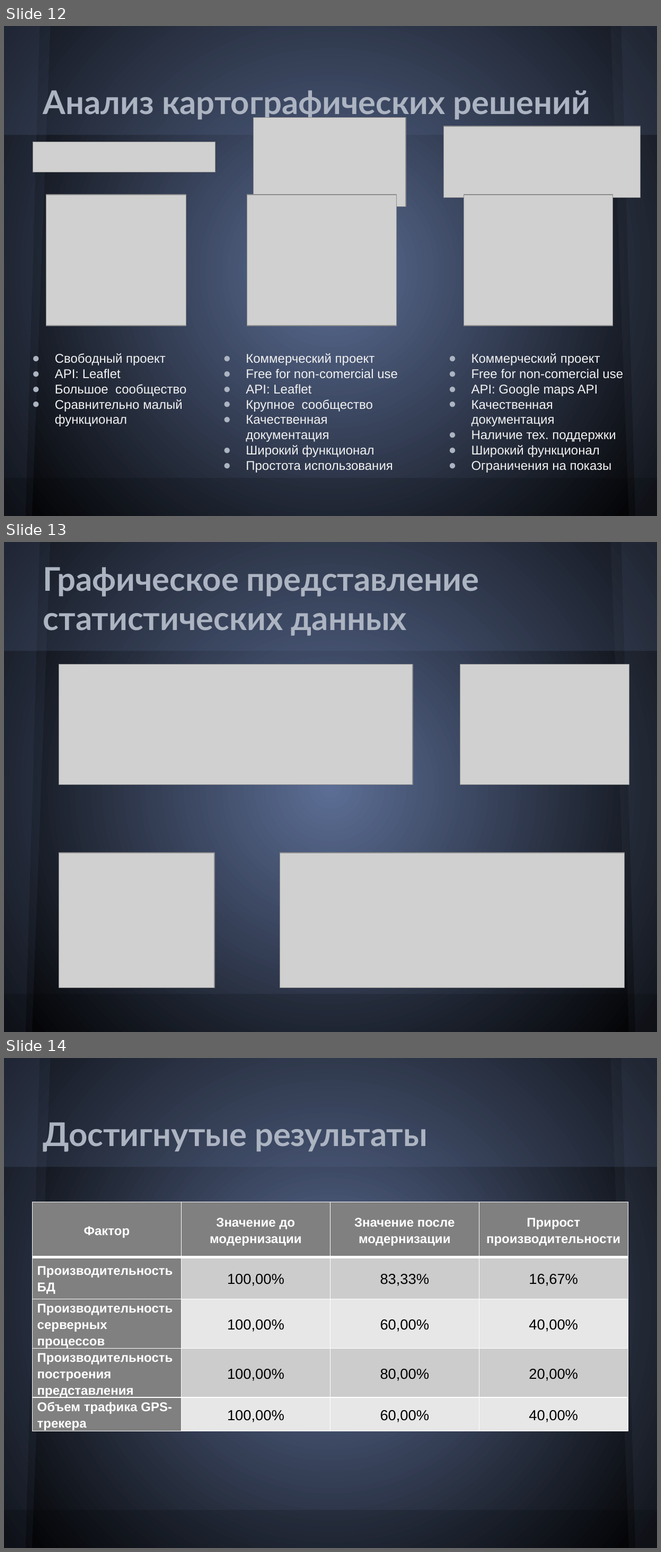
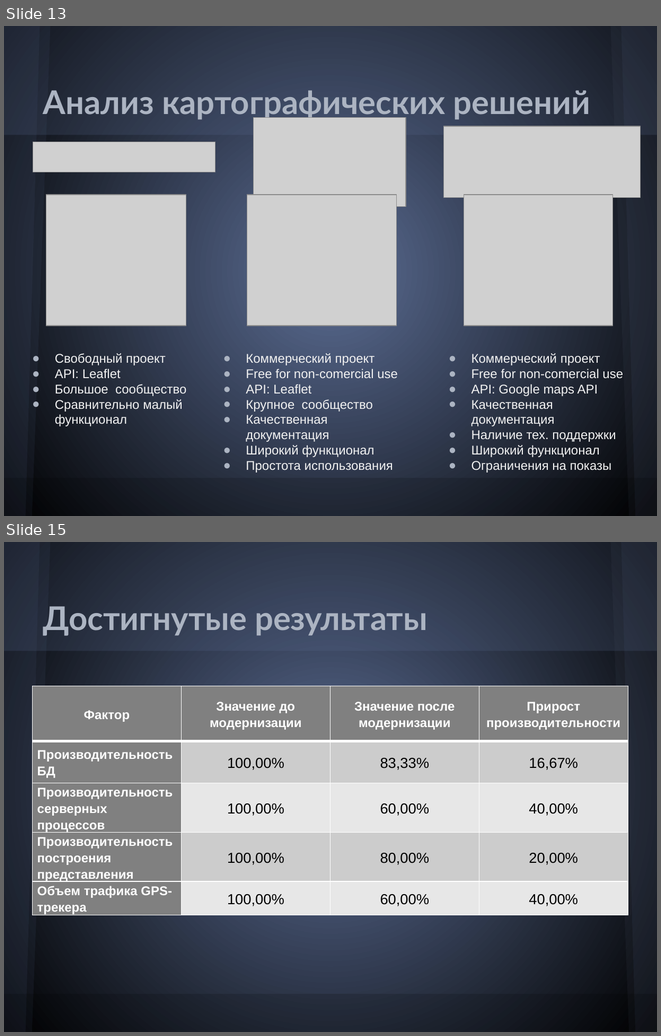
Before and after one commit to Melancholic/Coordinate-reports, a slide deck: Презентация.pptx. Shown one above the other, each under a label of ours: slides 12, 13 and 14 before the commit, slides 13 and 15 after it; the slides between them are not shown. The pictures are 661x1552 and 661x1036 pixels, drawn with LibreOffice and Linux fonts; fonts in the diff are those of the drawing; grey boxes stand for pictures. Boxes give left, top, right and bottom in pixels: in the first picture for what was removed or moved away, otherwise in the second. Text is boxed around its words. In the diff, an @@ line names an element or a change of style, - is before the commit and + after.

```diff
--- a/Презентация.pptx
+++ b/Презентация.pptx
@@ slide 13 removed at [4,542,657,1032], background gradient #5C6E95 to #000000; not listed: 6 template elements that a slide beside it also shows @@
@@ title removed at [43,567,479,636] @@
-Графическое представление статистических данных
@@ picture removed at [59,664,413,785] @@
@@ picture removed at [460,664,629,785] @@
@@ picture removed at [59,853,214,987] @@
@@ picture removed at [280,853,624,987] @@
@@ what was slide 12 is now slide 13 @@
@@ what was slide 14 is now slide 15 @@
```
Also in this commit, not shown: 7 slides changed, 3 slides added, 1 other slide removed, 1 other file.
